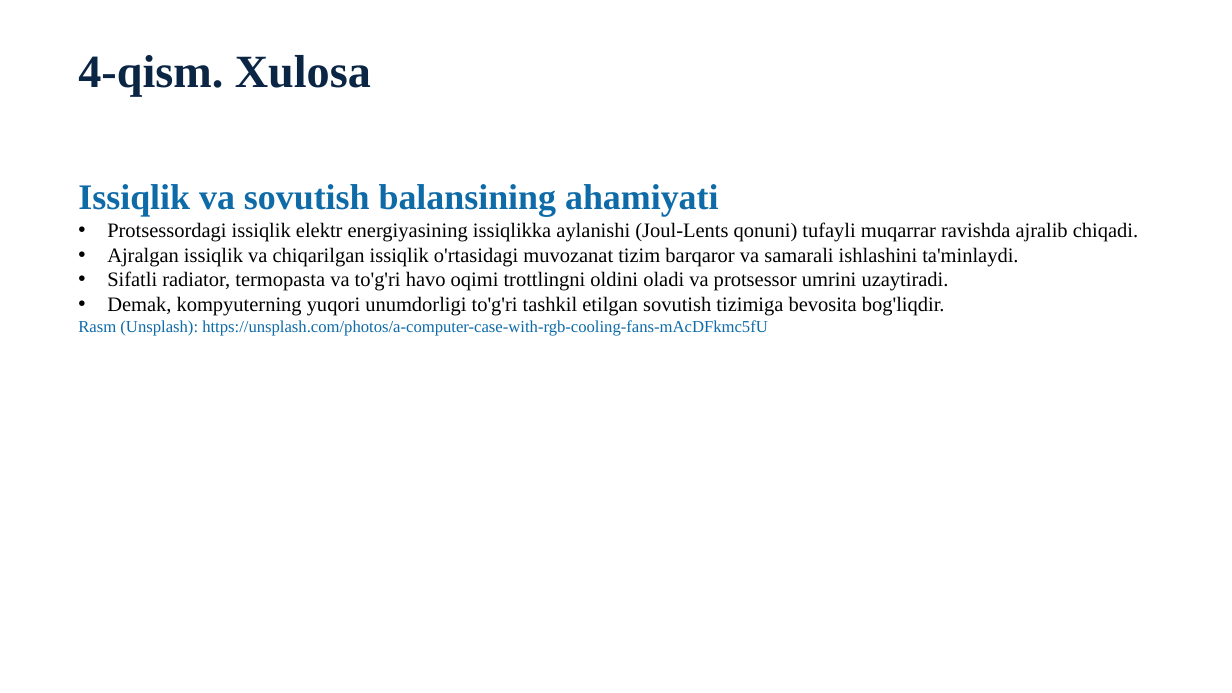
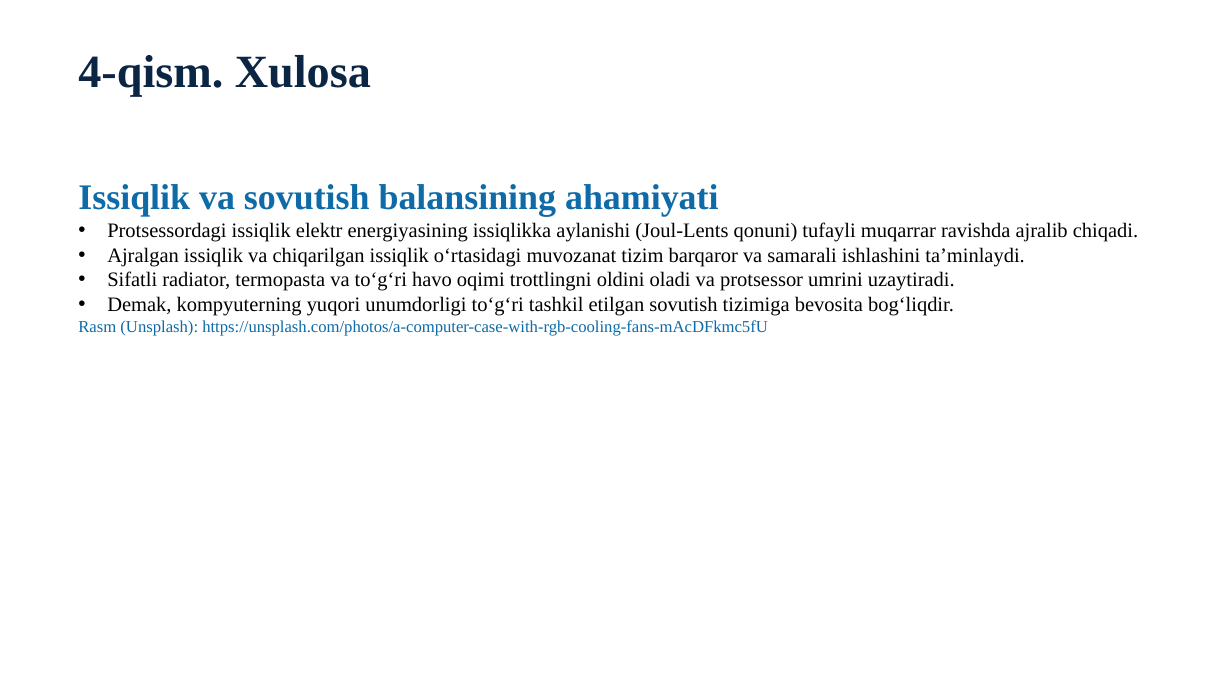
Before and after one commit to dasturland/KK123, a slide deck: slide 9 of Kompyuterlar_qizishi_va_sovishi.pptx. Drawn at 1232x693 pixels with LibreOffice and Linux fonts; fonts in the diff are those of the drawing. Boxes give left, top, right and bottom in pixels: in the first picture for what was removed or moved away, otherwise in the second. Text is boxed around its words. In the diff, an @@ line names an element or a change of style, - is before the commit and + after.

```diff
--- a/Kompyuterlar_qizishi_va_sovishi.pptx
+++ b/Kompyuterlar_qizishi_va_sovishi.pptx
@@ text at box(107, 247, 1024, 316): text changed @@
-• Ajralgan issiqlik va chiqarilgan issiqlik o'rtasidagi muvozanat tizim barqaror va samarali ishlashini ta'minlaydi.
-• Sifatli radiator, termopasta va to'g'ri havo oqimi trottlingni oldini oladi va protsessor umrini uzaytiradi.
-• Demak, kompyuterning yuqori unumdorligi to'g'ri tashkil etilgan sovutish tizimiga bevosita bog'liqdir.
+• Ajralgan issiqlik va chiqarilgan issiqlik oʻrtasidagi muvozanat tizim barqaror va samarali ishlashini taʼminlaydi.
+• Sifatli radiator, termopasta va toʻgʻri havo oqimi trottlingni oldini oladi va protsessor umrini uzaytiradi.
+• Demak, kompyuterning yuqori unumdorligi toʻgʻri tashkil etilgan sovutish tizimiga bevosita bogʻliqdir.
```
Also in this commit, not shown: 8 other slides changed, 3 other files.
